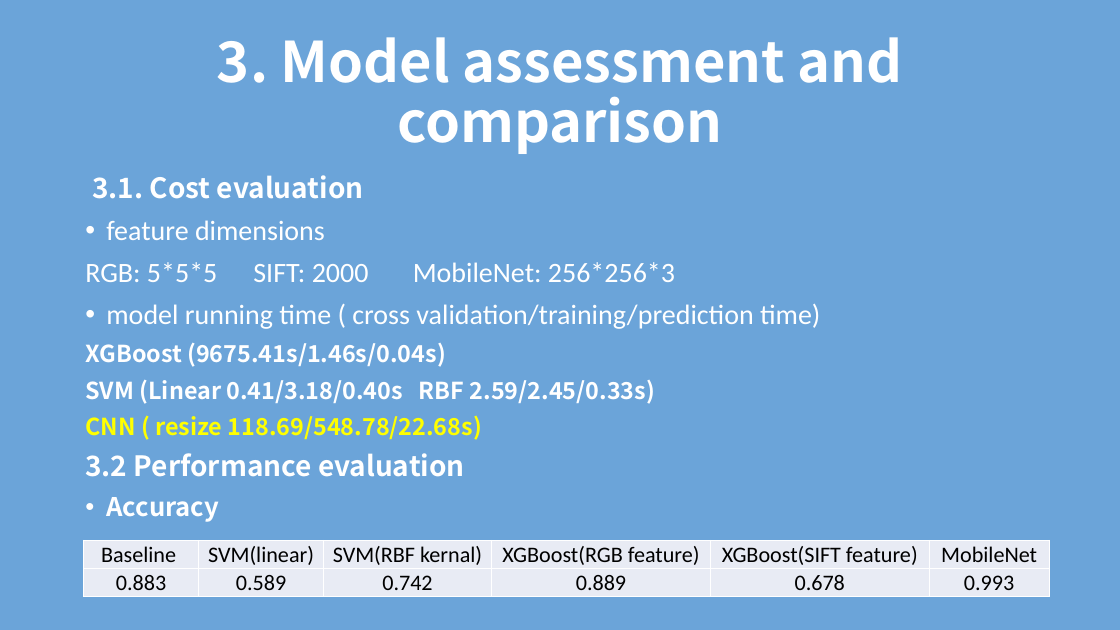
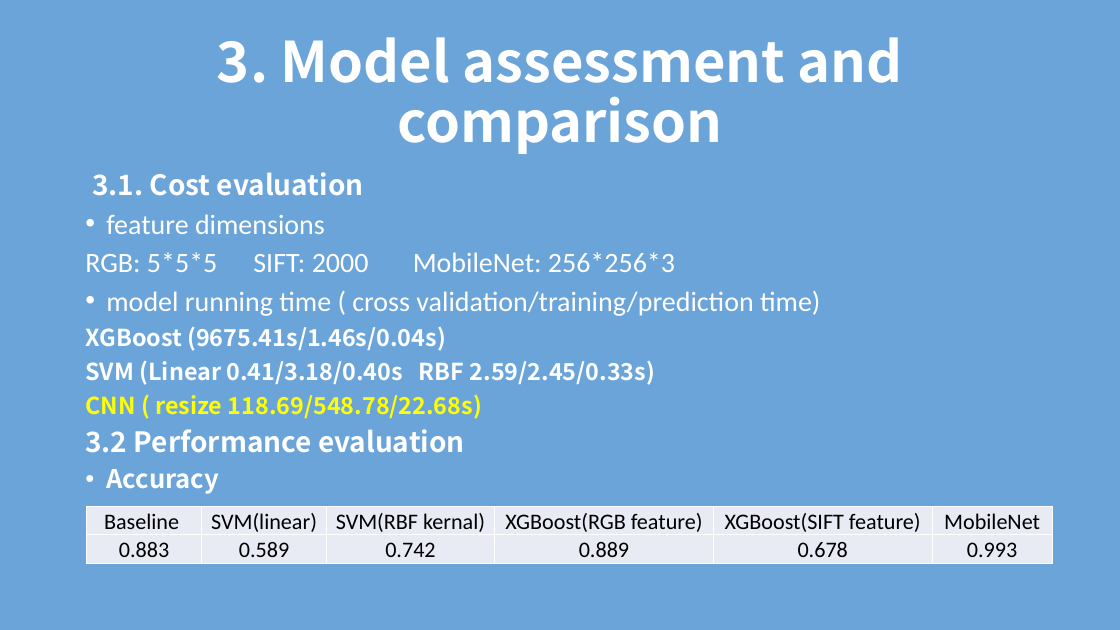
Before and after one commit to TZstatsADS/Spring2018-Project3-Group4, a slide deck: slide 10 of doc/model selection and evaluation.pptx. Drawn at 1120x630 pixels with LibreOffice and Linux fonts; fonts in the diff are those of the drawing. Boxes give left, top, right and bottom in pixels: in the first picture for what was removed or moved away, otherwise in the second. Text is boxed around its words. In the diff, an @@ line names an element or a change of style, - is before the commit and + after.

```diff
--- a/doc/model selection and evaluation.pptx
+++ b/doc/model selection and evaluation.pptx
@@ text "3.1. Cost evaluation" at box(85, 172, 820, 494): line spacing 0.9 to 0.8 @@
@@ table: place and size @@
-table at box(83, 540, 1049, 597)
+table at box(87, 507, 1052, 563)
```
Also in this commit, not shown: 3 other files.
